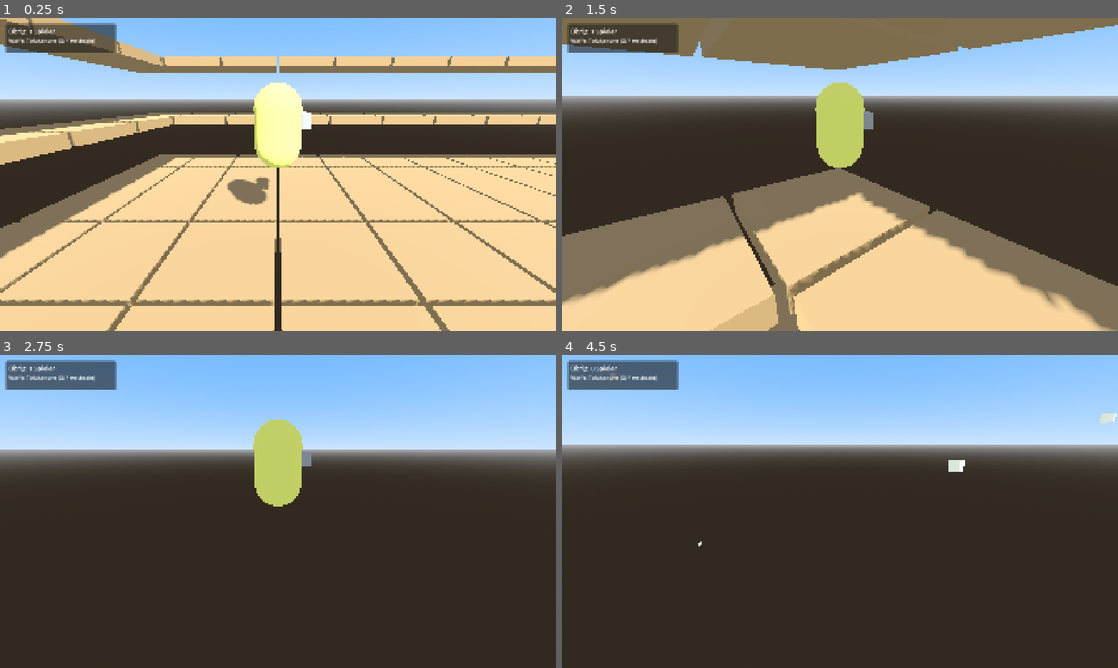
Above: before the commit, frames 1-4 (two rows, left to right).
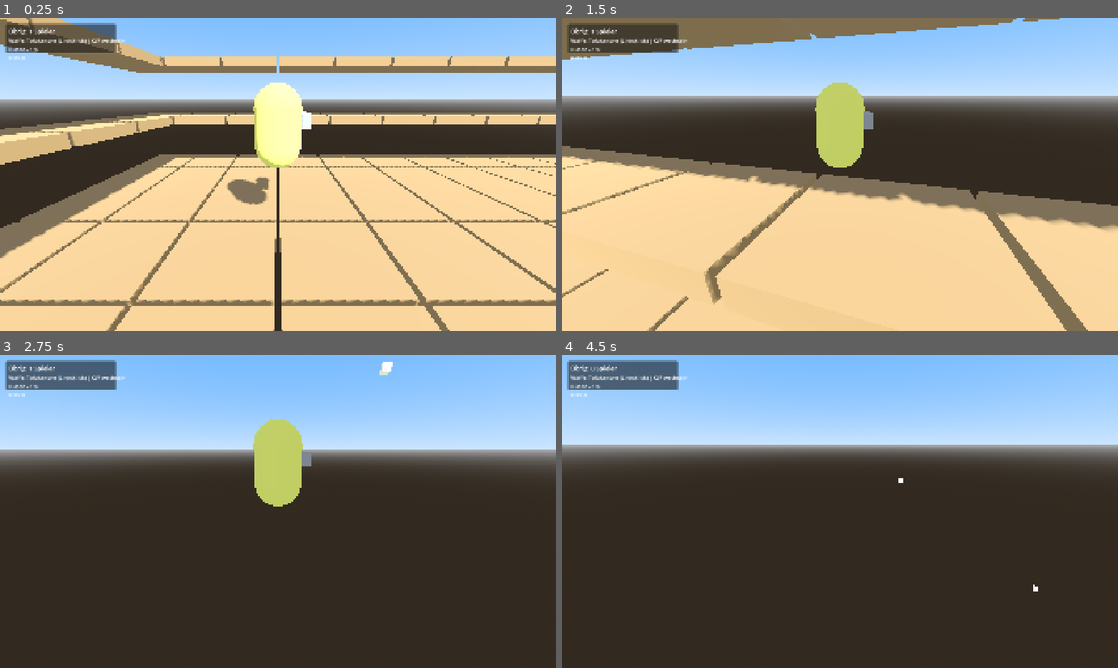
Above: after the commit, the same moments.

Repository: leonardwolf23-bot/vegan-guys
Game: Godot game, scene res://scenes/minigames/survival_cage/survival_cage.tscn
Two runs of this game, one before a commit and one after it. Both use one fixed random seed, a clock stepped at 60 frames per second and the inputs below. This scene is started directly instead of the project's main scene.
Inputs (mouse positions are in pixels of both pictures, inside the frame that each line leads up to):
- Up to frame 1 (0.25 s): no input
- Up to frame 2 (1.5 s): move the mouse to (867, 174) at 0.52 s; hold W (move_forward) from 0.53 s (still down); click (867, 174) at 0.6 s; tap Space (jump) at 0.77 s; tap Ctrl (dodge) at 0.8, 1.35 s; move the mouse to (812, 174) at 1.27 s
- Up to frame 3 (2.75 s): keep holding W (move_forward); tap Space (jump) at 1.52 s; click (250, 511) at 1.55 s; move the mouse to (289, 505) at 2.02 s; click (289, 505) at 2.1 s; tap Ctrl (dodge) at 2.3 s
- Up to frame 4 (4.5 s): keep holding W (move_forward); move the mouse to (834, 517) at 2.77 s; tap Ctrl (dodge) at 2.85, 3.8 s; tap Space (jump) at 3.02, 3.77 s; click (834, 517) at 3.05 s; move the mouse to (878, 514) at 3.52 s; tap Shift (slide) at 3.6 s; move the mouse to (795, 508) at 4.27 s; tap Q (weapon_next) at 4.35 s

The runs differ from the first frame. In frame 1, 0.2% of the frame differs, in the area x 1-23%, y 6-14%; in frame 2, 34%, in the area x 0-100%, y 0-100%; in frame 3, 0.3%; in frame 4, 0.4%.
Error before the commit: Parse Error: Cannot infer the type of "dir" variable because the value doesn't have a set type. (res://scripts/weapons/projectiles/coconut_shell.gd:28)

Commit message:
Add kill scoring, 10-round sessions, mouse fix, and click-to-shoot
- Show mouse cursor in main menu and on score screens after matches
- Remove tofu cannon auto-fire; weapons fire on left click only
- Track last hitter and award kill points when players fall off the map
- Play 10 rounds with between-round score display and final scoreboard
- Sync scores and round state across multiplayer clients
- Fix camera/movement conflict from earlier branch

Co-authored-by: leonardwolf23-bot <leonardwolf23-bot@users.noreply.github.com>

Diff:
--- a/scenes/main_menu/main_menu.tscn
+++ b/scenes/main_menu/main_menu.tscn
@@ -63,7 +63,7 @@
 
 [node name="PlayButton" type="Button" parent="VBox"]
 layout_mode = 2
-text = "Spiel starten (Survival Cage)"
+text = "Spiel starten (10 Runden)"
 
 [node name="StatusLabel" type="Label" parent="VBox"]
 layout_mode = 2
--- a/scenes/minigames/survival_cage/survival_cage.tscn
+++ b/scenes/minigames/survival_cage/survival_cage.tscn
@@ -64,7 +64,90 @@
 text = "Waffe: -"
 theme_override_font_sizes/font_size = 18
 
+[node name="RoundLabel" type="Label" parent="HUD/Panel/VBox"]
+layout_mode = 2
+text = "Runde 1 / 10"
+theme_override_font_sizes/font_size = 18
+
+[node name="KillsLabel" type="Label" parent="HUD/Panel/VBox"]
+layout_mode = 2
+text = "Kills: 0"
+theme_override_font_sizes/font_size = 18
+
+[node name="RoundScorePanel" type="Panel" parent="HUD"]
+visible = false
+anchors_preset = 8
+anchor_left = 0.5
+anchor_top = 0.5
+anchor_right = 0.5
+anchor_bottom = 0.5
+offset_left = -280.0
+offset_top = -180.0
+offset_right = 280.0
+offset_bottom = 180.0
+
+[node name="TitleLabel" type="Label" parent="HUD/RoundScorePanel"]
+layout_mode = 0
+offset_left = 20.0
+offset_top = 20.0
+offset_right = 540.0
+offset_bottom = 60.0
+theme_override_font_sizes/font_size = 28
+text = "Runde abgeschlossen"
+horizontal_alignment = 1
+
+[node name="ScoreList" type="Label" parent="HUD/RoundScorePanel"]
+layout_mode = 0
+offset_left = 20.0
+offset_top = 70.0
+offset_right = 540.0
+offset_bottom = 300.0
+theme_override_font_sizes/font_size = 22
+text = "Score"
+horizontal_alignment = 1
+
+[node name="FinalScoreboardPanel" type="Panel" parent="HUD"]
+visible = false
+anchors_preset = 8
+anchor_left = 0.5
+anchor_top = 0.5
+anchor_right = 0.5
+anchor_bottom = 0.5
+offset_left = -300.0
+offset_top = -200.0
+offset_right = 300.0
+offset_bottom = 200.0
+
+[node name="TitleLabel" type="Label" parent="HUD/FinalScoreboardPanel"]
+layout_mode = 0
+offset_left = 20.0
+offset_top = 20.0
+offset_right = 560.0
+offset_bottom = 70.0
+theme_override_font_sizes/font_size = 30
+text = "Final Scoreboard"
+horizontal_alignment = 1
+
+[node name="ScoreList" type="Label" parent="HUD/FinalScoreboardPanel"]
+layout_mode = 0
+offset_left = 20.0
+offset_top = 80.0
+offset_right = 560.0
+offset_bottom = 300.0
+theme_override_font_sizes/font_size = 24
+text = "Score"
+horizontal_alignment = 1
+
+[node name="BackButton" type="Button" parent="HUD/FinalScoreboardPanel"]
+layout_mode = 0
+offset_left = 150.0
+offset_top = 310.0
+offset_right = 430.0
+offset_bottom = 360.0
+text = "Zurück zum Menü"
+
 [node name="WinnerPanel" type="Panel" parent="HUD"]
+visible = false
 anchors_preset = 8
 anchor_left = 0.5
 anchor_top = 0.5
@@ -86,6 +169,7 @@
 horizontal_alignment = 1
 
 [node name="BackButton" type="Button" parent="HUD/WinnerPanel"]
+visible = false
 layout_mode = 0
 offset_left = 150.0
 offset_top = 90.0
--- a/scripts/autoload/game_manager.gd
+++ b/scripts/autoload/game_manager.gd
@@ -1,20 +1,44 @@
 extends Node
-## Global game state and scene transitions.
-## Edit minigame paths here to add new game modes.
+## Global game state, scoring, and scene transitions.
 
 signal match_started
 signal match_ended(winner_name: String)
 signal player_eliminated(player_id: int)
+signal kill_scored(killer_id: int, victim_id: int)
+signal round_ended(round_number: int, scores: Dictionary)
+signal session_ended(final_scores: Dictionary)
 
 const MAIN_MENU_SCENE := "res://scenes/main_menu/main_menu.tscn"
 const SURVIVAL_CAGE_SCENE := "res://scenes/minigames/survival_cage/survival_cage.tscn"
 
 const MAX_PLAYERS := 6
 const ELIMINATION_Y := -30.0
+const TOTAL_ROUNDS := 10
+const ROUND_SCORE_DISPLAY_TIME := 5.0
+const KILL_ATTRIBUTION_WINDOW := 10.0
 
 var current_minigame: String = ""
 var alive_players: Array[int] = []
 var match_active: bool = false
+var session_active: bool = false
+var current_round: int = 0
+var kill_scores: Dictionary = {}  # peer_id -> kill count
+
+var _last_hits: Dictionary = {}  # victim_id -> { attacker_id, time }
+var _round_transition_running := false
+
+
+func start_session() -> void:
+	if not _is_session_authority():
+		return
+	session_active = true
+	current_round = 0
+	kill_scores.clear()
+	_last_hits.clear()
+	_round_transition_running = false
+	_init_scores_for_connected_players()
+	sync_session_start.rpc()
+	_start_next_round()
 
 
 func start_minigame(scene_path: String) -> void:
@@ -25,28 +49,166 @@
 
 
 func start_survival_cage() -> void:
-	start_minigame(SURVIVAL_CAGE_SCENE)
+	start_session()
 
 
 func return_to_menu() -> void:
+	session_active = false
 	match_active = false
 	current_minigame = ""
-	alive_players.clear()
+	current_round = 0
+	alive_players.clear()
+	_last_hits.clear()
+	_round_transition_running = false
+	Input.mouse_mode = Input.MOUSE_MODE_VISIBLE
 	get_tree().change_scene_to_file(MAIN_MENU_SCENE)
 
 
 func register_player(player_id: int) -> void:
 	if player_id not in alive_players:
 		alive_players.append(player_id)
+	_ensure_score(player_id)
 
 
 func eliminate_player(player_id: int) -> void:
-	if player_id in alive_players:
-		alive_players.erase(player_id)
-		player_eliminated.emit(player_id)
-		if match_active and alive_players.size() <= 1:
-			var winner := ""
-			if alive_players.size() == 1:
-				winner = "Player %d" % alive_players[0]
-			match_ended.emit(winner)
-			match_active = false
+	if player_id not in alive_players:
+		return
+
+	alive_players.erase(player_id)
+	player_eliminated.emit(player_id)
+
+	var killer_id := get_kill_attribution(player_id)
+	if killer_id > 0 and killer_id != player_id:
+		_award_kill(killer_id, player_id)
+
+	if not match_active or alive_players.size() > 1:
+		return
+
+	match_active = false
+	var winner := ""
+	if alive_players.size() == 1:
+		winner = get_player_display_name(alive_players[0])
+	match_ended.emit(winner)
+
+	if _is_session_authority() and session_active:
+		_handle_round_complete()
+
+
+func report_hit(victim: PlayerController, attacker: PlayerController) -> void:
+	if victim == null or attacker == null or victim == attacker:
+		return
+	sync_player_hit.rpc(victim.get_peer_id(), attacker.get_peer_id())
+
+
+@rpc("any_peer", "call_local", "reliable")
+func sync_player_hit(victim_id: int, attacker_id: int) -> void:
+	if attacker_id <= 0 or victim_id == attacker_id:
+		return
+	_last_hits[victim_id] = {
+		"attacker_id": attacker_id,
+		"time": Time.get_ticks_msec() / 1000.0,
+	}
+
+
+func get_kill_attribution(victim_id: int) -> int:
+	if victim_id not in _last_hits:
+		return -1
+	var hit: Dictionary = _last_hits[victim_id]
+	var elapsed: float = Time.get_ticks_msec() / 1000.0 - hit["time"]
+	if elapsed > KILL_ATTRIBUTION_WINDOW:
+		return -1
+	return hit["attacker_id"]
+
+
+func get_player_display_name(peer_id: int) -> String:
+	return NetworkManager.player_names.get(peer_id, "Player %d" % peer_id)
+
+
+func get_local_kill_count() -> int:
+	var peer_id := multiplayer.get_unique_id()
+	return kill_scores.get(peer_id, 0)
+
+
+func _award_kill(killer_id: int, victim_id: int) -> void:
+	if not _is_session_authority():
+		return
+	_ensure_score(killer_id)
+	kill_scores[killer_id] += 1
+	sync_kill.rpc(killer_id, victim_id, kill_scores.duplicate())
+
+
+@rpc("authority", "call_local", "reliable")
+func sync_kill(killer_id: int, victim_id: int, scores: Dictionary) -> void:
+	kill_scores = scores
+	kill_scored.emit(killer_id, victim_id)
+
+
+@rpc("authority", "call_local", "reliable")
+func sync_session_start() -> void:
+	session_active = true
+	current_round = 0
+	kill_scores.clear()
+	_last_hits.clear()
+	_round_transition_running = false
+	_init_scores_for_connected_players()
+
+
+func _handle_round_complete() -> void:
+	if _round_transition_running:
+		return
+	_round_transition_running = true
+
+	var is_final := current_round >= TOTAL_ROUNDS
+	broadcast_round_ended.rpc(current_round, kill_scores.duplicate(), is_final)
+
+	if is_final:
+		session_active = false
+		_round_transition_running = false
+		return
+
+	await get_tree().create_timer(ROUND_SCORE_DISPLAY_TIME).timeout
+	_round_transition_running = false
+	if session_active and _is_session_authority():
+		_start_next_round()
+
+
+@rpc("authority", "call_local", "reliable")
+func broadcast_round_ended(round_number: int, scores: Dictionary, is_final: bool) -> void:
+	kill_scores = scores
+	current_round = round_number
+	round_ended.emit(round_number, scores.duplicate())
+	if is_final:
+		session_active = false
+		session_ended.emit(scores.duplicate())
+
+
+func _start_next_round() -> void:
+	current_round += 1
+	current_minigame = SURVIVAL_CAGE_SCENE
+	match_active = true
+	alive_players.clear()
+	_last_hits.clear()
+	rpc_sync_start_round.rpc()
+
+
+@rpc("authority", "call_local", "reliable")
+func rpc_sync_start_round() -> void:
+	match_active = true
+	alive_players.clear()
+	get_tree().change_scene_to_file(SURVIVAL_CAGE_SCENE)
+
+
+func _init_scores_for_connected_players() -> void:
+	_ensure_score(1)
+	if multiplayer.multiplayer_peer:
+		for peer_id in multiplayer.get_peers():
+			_ensure_score(peer_id)
+
+
+func _ensure_score(peer_id: int) -> void:
+	if peer_id not in kill_scores:
+		kill_scores[peer_id] = 0
+
+
+func _is_session_authority() -> bool:
+	return not multiplayer.multiplayer_peer or multiplayer.is_server()
--- a/scripts/minigame/minigame_host.gd
+++ b/scripts/minigame/minigame_host.gd
@@ -68,6 +68,5 @@
 		_spawned_players[peer_id].global_position = pos
 
 
-func _on_match_ended(winner_name: String) -> void:
-	if hud and hud.has_method("show_winner"):
-		hud.show_winner(winner_name)
+func _on_match_ended(_winner_name: String) -> void:
+	pass
--- a/scripts/player/player_controller.gd
+++ b/scripts/player/player_controller.gd
@@ -43,6 +43,10 @@
 # Network sync properties
 var sync_position := Vector3.ZERO
 var sync_rotation_y := 0.0
+
+
+func get_peer_id() -> int:
+	return name.to_int() if name.is_valid_int() else multiplayer.get_unique_id()
 
 
 func _ready() -> void:
@@ -120,18 +124,21 @@
 
 func _process_normal_movement(delta: float) -> void:
 	var input_dir := Input.get_vector("move_left", "move_right", "move_forward", "move_backward")
-	var direction := (camera_pivot.global_transform.basis * Vector3(input_dir.x, 0, input_dir.y)).normalized()
+	var direction := Vector3.ZERO
+	if input_dir != Vector2.ZERO:
+		direction = (Basis.from_euler(Vector3(0, rotation.y, 0)) * Vector3(input_dir.x, 0, input_dir.y)).normalized()
 
 	var speed := walk_speed * status_effects.get_speed_multiplier()
 
-	if direction:
+	if direction != Vector3.ZERO:
 		velocity.x = direction.x * speed
 		velocity.z = direction.z * speed
-		var target_rotation := atan2(direction.x, direction.z)
-		rotation.y = lerp_angle(rotation.y, target_rotation, rotation_speed * delta)
+		var target_mesh_y := atan2(direction.x, direction.z) - rotation.y
+		mesh.rotation.y = lerp_angle(mesh.rotation.y, target_mesh_y, rotation_speed * delta)
 	else:
 		velocity.x = move_toward(velocity.x, 0, speed)
 		velocity.z = move_toward(velocity.z, 0, speed)
+		mesh.rotation.y = lerp_angle(mesh.rotation.y, 0.0, rotation_speed * delta)
 
 	if Input.is_action_just_pressed("jump") and is_on_floor():
 		velocity.y = jump_velocity * status_effects.get_jump_multiplier()
@@ -140,7 +147,7 @@
 		_start_slide()
 
 	if Input.is_action_just_pressed("dodge") and not is_on_floor():
-		_start_dodge(direction if direction != Vector3.ZERO else -camera_pivot.global_transform.basis.z)
+		_start_dodge(direction if direction != Vector3.ZERO else -Basis.from_euler(Vector3(0, rotation.y, 0)).z)
 
 
 func _start_slide() -> void:
@@ -255,14 +262,27 @@
 
 
 func _eliminate() -> void:
+	if not _is_alive:
+		return
 	_is_alive = false
 	visible = false
 	set_physics_process(false)
-	var pid := name.to_int() if name.is_valid_int() else multiplayer.get_unique_id()
-	GameManager.eliminate_player(pid)
 	eliminated.emit()
-	if is_multiplayer_authority():
-		rpc("sync_eliminate")
+	rpc("sync_eliminate")
+
+	var pid := get_peer_id()
+	if not multiplayer.multiplayer_peer:
+		GameManager.eliminate_player(pid)
+	elif multiplayer.is_server():
+		GameManager.eliminate_player(pid)
+	elif is_multiplayer_authority():
+		request_eliminate.rpc_id(1, pid)
+
+
+@rpc("any_peer", "call_remote", "reliable")
+func request_eliminate(player_id: int) -> void:
+	if multiplayer.is_server():
+		GameManager.eliminate_player(player_id)
 
 
 @rpc("any_peer", "call_local", "reliable")
--- a/scripts/ui/main_menu.gd
+++ b/scripts/ui/main_menu.gd
@@ -12,6 +12,7 @@
 
 
 func _ready() -> void:
+	Input.mouse_mode = Input.MOUSE_MODE_VISIBLE
 	host_button.pressed.connect(_on_host_pressed)
 	join_button.pressed.connect(_on_join_pressed)
 	play_button.pressed.connect(_on_play_pressed)
@@ -24,6 +25,11 @@
 
 	play_button.disabled = true
 	status_label.text = "Hoste oder trete einem Spiel bei (max. 6 Spieler)"
+
+
+func _notification(what: int) -> void:
+	if what == NOTIFICATION_VISIBILITY_CHANGED and visible:
+		Input.mouse_mode = Input.MOUSE_MODE_VISIBLE
 
 
 func _on_host_pressed() -> void:
@@ -55,13 +61,14 @@
 @rpc("any_peer", "call_remote", "reliable")
 func _request_start() -> void:
 	if multiplayer.is_server():
-		GameManager.start_survival_cage()
+		GameManager.start_session()
 		rpc("sync_start_game")
 
 
 @rpc("authority", "call_local", "reliable")
 func sync_start_game() -> void:
-	GameManager.start_survival_cage()
+	if NetworkManager.is_host():
+		GameManager.start_session()
 
 
 func _on_server_started() -> void:
--- a/scripts/ui/minigame_hud.gd
+++ b/scripts/ui/minigame_hud.gd
@@ -3,25 +3,39 @@
 
 @onready var alive_label: Label = $Panel/VBox/AliveLabel
 @onready var weapon_label: Label = $Panel/VBox/WeaponLabel
-@onready var winner_panel: Panel = $WinnerPanel
-@onready var winner_label: Label = $WinnerPanel/WinnerLabel
-@onready var back_button: Button = $WinnerPanel/BackButton
+@onready var round_label: Label = $Panel/VBox/RoundLabel
+@onready var kills_label: Label = $Panel/VBox/KillsLabel
+@onready var round_score_panel: Panel = $RoundScorePanel
+@onready var round_score_title: Label = $RoundScorePanel/TitleLabel
+@onready var round_score_list: Label = $RoundScorePanel/ScoreList
+@onready var final_scoreboard_panel: Panel = $FinalScoreboardPanel
+@onready var final_score_title: Label = $FinalScoreboardPanel/TitleLabel
+@onready var final_score_list: Label = $FinalScoreboardPanel/ScoreList
+@onready var back_button: Button = $FinalScoreboardPanel/BackButton
 
 
 func _ready() -> void:
-	winner_panel.visible = false
+	round_score_panel.visible = false
+	final_scoreboard_panel.visible = false
 	back_button.pressed.connect(_on_back_pressed)
 	GameManager.player_eliminated.connect(_on_player_eliminated)
+	GameManager.kill_scored.connect(_on_kill_scored)
+	GameManager.round_ended.connect(_on_round_ended)
+	GameManager.session_ended.connect(_on_session_ended)
 	_update_alive()
+	_update_round_info()
+	_update_kills()
 
 
 func _process(_delta: float) -> void:
 	_update_alive()
+	_update_round_info()
+	_update_kills()
 	var players := get_tree().get_nodes_in_group("players")
 	for p in players:
 		if p is PlayerController and p.is_multiplayer_authority():
 			if p.current_weapon:
-				weapon_label.text = "Waffe: %s (Q/F wechseln)" % p.current_weapon.weapon_name
+				weapon_label.text = "Waffe: %s (Linksklick) | Q/F wechseln" % p.current_weapon.weapon_name
 			break
 
 
@@ -29,16 +43,63 @@
 	alive_label.text = "Übrig: %d Spieler" % GameManager.alive_players.size()
 
 
+func _update_round_info() -> void:
+	if GameManager.session_active:
+		round_label.text = "Runde %d / %d" % [GameManager.current_round, GameManager.TOTAL_ROUNDS]
+	else:
+		round_label.text = "Runde - / %d" % GameManager.TOTAL_ROUNDS
+
+
+func _update_kills() -> void:
+	kills_label.text = "Kills: %d" % GameManager.get_local_kill_count()
+
+
 func _on_player_eliminated(_player_id: int) -> void:
 	_update_alive()
 
 
-func show_winner(winner_name: String) -> void:
-	winner_panel.visible = true
-	if winner_name.is_empty():
-		winner_label.text = "Unentschieden!"
-	else:
-		winner_label.text = "%s gewinnt!" % winner_name
+func _on_kill_scored(_killer_id: int, _victim_id: int) -> void:
+	_update_kills()
+
+
+func _on_round_ended(round_number: int, scores: Dictionary) -> void:
+	_show_mouse()
+	round_score_title.text = "Runde %d abgeschlossen" % round_number
+	round_score_list.text = _format_score_list(scores)
+	round_score_panel.visible = true
+	final_scoreboard_panel.visible = false
+
+
+func _on_session_ended(final_scores: Dictionary) -> void:
+	_show_mouse()
+	round_score_panel.visible = false
+	final_score_title.text = "Spiel beendet — Final Scoreboard"
+	final_score_list.text = _format_score_list(final_scores)
+	final_scoreboard_panel.visible = true
+
+
+func _format_score_list(scores: Dictionary) -> String:
+	var entries: Array[Dictionary] = []
+	for peer_id in scores.keys():
+		entries.append({
+			"name": GameManager.get_player_display_name(int(peer_id)),
+			"kills": scores[peer_id],
+		})
+	entries.sort_custom(func(a: Dictionary, b: Dictionary) -> bool:
+		return a["kills"] > b["kills"]
+	)
+
+	var lines: PackedStringArray = []
+	for i in entries.size():
+		var entry: Dictionary = entries[i]
+		lines.append("%d. %s — %d Kills" % [i + 1, entry["name"], entry["kills"]])
+	if lines.is_empty():
+		return "Keine Kills in dieser Runde."
+	return "\n".join(lines)
+
+
+func _show_mouse() -> void:
+	Input.mouse_mode = Input.MOUSE_MODE_VISIBLE
 
 
 func _on_back_pressed() -> void:
--- a/scripts/weapons/broccoli_hammer.gd
+++ b/scripts/weapons/broccoli_hammer.gd
@@ -28,6 +28,7 @@
 	for result in results:
 		var body: Node = result["collider"]
 		if body is PlayerController and body != owner_player:
+			GameManager.report_hit(body as PlayerController, owner_player)
 			var knock_dir: Vector3 = ((body as Node3D).global_position - origin).normalized()
 			knock_dir.y = 0.3
 			(body as PlayerController).apply_knockback(knock_dir, knockback)
--- a/scripts/weapons/chili_thrower.gd
+++ b/scripts/weapons/chili_thrower.gd
@@ -22,6 +22,7 @@
 
 func _on_chili_hit(body: Node3D, chili: ProjectileBase) -> void:
 	if body is PlayerController and body != chili.shooter:
+		GameManager.report_hit(body as PlayerController, chili.shooter)
 		(body as PlayerController).apply_status(
 			PlayerStatusEffects.STATUS_CHILI,
 			chili_duration,
--- a/scripts/weapons/cream_cannon.gd
+++ b/scripts/weapons/cream_cannon.gd
@@ -21,6 +21,7 @@
 
 func _on_cream_hit(body: Node3D, blob: ProjectileBase) -> void:
 	if body is PlayerController and body != blob.shooter:
+		GameManager.report_hit(body as PlayerController, blob.shooter)
 		(body as PlayerController).apply_status(
 			PlayerStatusEffects.STATUS_SLOW,
 			slow_duration,
--- a/scripts/weapons/leek_lance.gd
+++ b/scripts/weapons/leek_lance.gd
@@ -22,6 +22,7 @@
 		return
 	var body: Node = result.get("collider")
 	if body is PlayerController and body != owner_player:
+		GameManager.report_hit(body as PlayerController, owner_player)
 		var knock_dir := direction
 		knock_dir.y = 0.1
 		(body as PlayerController).apply_knockback(knock_dir, knockback)
--- a/scripts/weapons/projectile_base.gd
+++ b/scripts/weapons/projectile_base.gd
@@ -40,6 +40,8 @@
 
 
 func _hit_player(player: PlayerController) -> void:
+	if shooter:
+		GameManager.report_hit(player, shooter)
 	if knockback_force > 0.0:
 		var dir := (player.global_position - global_position).normalized()
 		dir.y = 0.2
--- a/scripts/weapons/projectiles/banana_peel.gd
+++ b/scripts/weapons/projectiles/banana_peel.gd
@@ -6,6 +6,7 @@
 
 var _timer := 0.0
 var _triggered := false
+var shooter: PlayerController = null
 
 
 func _ready() -> void:
@@ -15,6 +16,7 @@
 
 
 func launch(direction: Vector3, speed: float, owner: PlayerController) -> void:
+	shooter = owner
 	velocity_internal = direction.normalized() * speed
 
 
@@ -32,6 +34,8 @@
 
 func _on_body_entered(body: Node3D) -> void:
 	if body is PlayerController:
+		if shooter:
+			GameManager.report_hit(body as PlayerController, shooter)
 		(body as PlayerController).apply_status(PlayerStatusEffects.STATUS_SLIP, slip_duration)
 		_triggered = true
 		velocity_internal = Vector3.ZERO
--- a/scripts/weapons/projectiles/coconut_shell.gd
+++ b/scripts/weapons/projectiles/coconut_shell.gd
@@ -25,7 +25,9 @@
 	for result in results:
 		var body: Node = result["collider"]
 		if body is PlayerController:
-			var dir := (body.global_position - global_position).normalized()
+			if shooter:
+				GameManager.report_hit(body as PlayerController, shooter)
+			var dir: Vector3 = ((body as Node3D).global_position - global_position).normalized()
 			(body as PlayerController).apply_knockback(dir, knockback)
 		elif body is BreakableTile:
 			if randf() < tile_break_chance:
--- a/scripts/weapons/projectiles/mushroom_mine.gd
+++ b/scripts/weapons/projectiles/mushroom_mine.gd
@@ -31,5 +31,6 @@
 	if not _armed:
 		return
 	if body is PlayerController and body != owner_player:
+		GameManager.report_hit(body as PlayerController, owner_player)
 		(body as PlayerController).apply_knockback(Vector3(0, 1, 0), launch_force)
 		queue_free()
--- a/scripts/weapons/projectiles/tofu_block.gd
+++ b/scripts/weapons/projectiles/tofu_block.gd
@@ -2,6 +2,8 @@
 ## Tofu block - applies suffocation effect on hit.
 
 func _hit_player(player: PlayerController) -> void:
+	if shooter:
+		GameManager.report_hit(player, shooter)
 	player.apply_status(
 		PlayerStatusEffects.STATUS_TOFU_SUFFOCATE,
 		3.0,
--- a/scripts/weapons/projectiles/tomato_grenade.gd
+++ b/scripts/weapons/projectiles/tomato_grenade.gd
@@ -37,5 +37,7 @@
 		var body: Node = result["collider"]
 		if body is PlayerController:
 			var player := body as PlayerController
+			if shooter:
+				GameManager.report_hit(player, shooter)
 			var dir := (player.global_position - global_position).normalized()
 			player.apply_knockback(Vector3(dir.x * back_force, launch_force, dir.z * back_force), 1.0)
--- a/scripts/weapons/smoothie_blaster.gd
+++ b/scripts/weapons/smoothie_blaster.gd
@@ -23,4 +23,5 @@
 
 func _on_smoothie_hit(body: Node3D, smoothie: ProjectileBase) -> void:
 	if body is PlayerController and body != smoothie.shooter:
+		GameManager.report_hit(body as PlayerController, smoothie.shooter)
 		(body as PlayerController).apply_status(PlayerStatusEffects.STATUS_SMOOTHIE_BLIND, blind_duration)
--- a/scripts/weapons/spaghetti_lasso.gd
+++ b/scripts/weapons/spaghetti_lasso.gd
@@ -22,4 +22,5 @@
 		return
 	var body: Node = result["collider"]
 	if body is PlayerController and body != owner_player:
+		GameManager.report_hit(body as PlayerController, owner_player)
 		(body as PlayerController).pull_toward(owner_player.global_position, pull_force)
--- a/scripts/weapons/tofu_cannon.gd
+++ b/scripts/weapons/tofu_cannon.gd
@@ -1,33 +1,18 @@
 extends WeaponBase
-## Tofukanone: Fires tofu blocks every 2 seconds. Hit players must mash E within 3s or die.
+## Tofukanone: Fires tofu blocks on left click. Hit players must mash E within 3s or die.
 
 const TOFU_SCENE := preload("res://scenes/weapons/projectiles/tofu_block.tscn")
 
-@export var fire_interval: float = 2.0
 @export var suffocate_duration: float = 3.0
 @export var mash_required: int = 15
-
-var _fire_timer := 0.0
 
 
 func _ready() -> void:
 	weapon_name = "Tofukanone"
-	cooldown = 0.1
-
-
-func _process(delta: float) -> void:
-	super._process(delta)
-	_fire_timer += delta
-	if _fire_timer >= fire_interval and owner_player and owner_player.is_multiplayer_authority():
-		_fire_timer = 0.0
-		_shoot_tofu()
+	cooldown = 2.0
 
 
 func _perform_attack() -> void:
-	_shoot_tofu()
-
-
-func _shoot_tofu() -> void:
 	var origin := get_aim_origin()
 	var direction := get_aim_direction()
 	spawn_projectile(TOFU_SCENE, origin, direction, 12.0)
